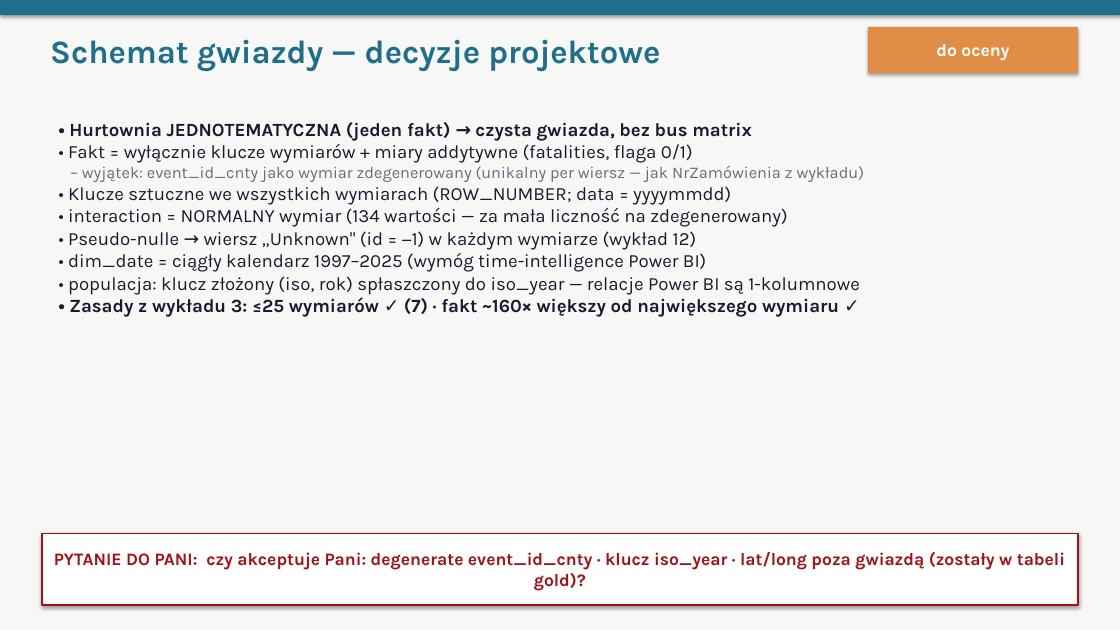
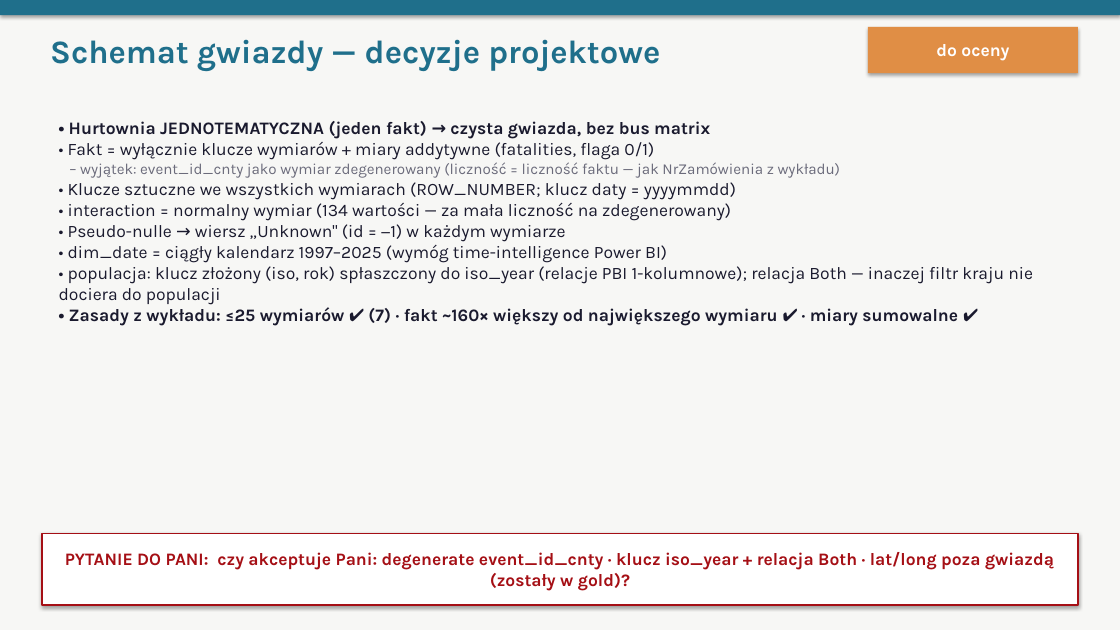
Before and after one commit to oskarfightingthekube/acled-etl-dashboard, a slide deck: slide 5 of docs/prezentacja_obrona.pptx. Drawn at 1120x630 pixels with LibreOffice and Linux fonts; fonts in the diff are those of the drawing. Boxes give left, top, right and bottom in pixels: in the first picture for what was removed or moved away, otherwise in the second. Text is boxed around its words. In the diff, an @@ line names an element or a change of style, - is before the commit and + after.

```diff
--- a/docs/prezentacja_obrona.pptx
+++ b/docs/prezentacja_obrona.pptx
@@ text at (68, 121, 710, 263): size 16 to 15 pt in "• Hurtownia JEDNOTEMATYCZNA (jeden fakt) → czysta ...", "• Fakt = wyłącznie klucze wymiarów + ...", "• dim_date = ciągły kalendarz 1997–2025 (wymóg ..." @@
@@ text at (68, 162, 841, 242): text changed; size 16 to 15 pt @@
-– wyjątek: event_id_cnty jako wymiar zdegenerowany (unikalny per wiersz — jak NrZamówienia z wykładu)
-• Klucze sztuczne we wszystkich wymiarach (ROW_NUMBER; data = yyyymmdd)
-• interaction = NORMALNY wymiar (134 wartości — za mała liczność na zdegenerowany)
-• Pseudo-nulle → wiersz „Unknown" (id = −1) w każdym wymiarze (wykład 12)
+– wyjątek: event_id_cnty jako wymiar zdegenerowany (liczność = liczność faktu — jak NrZamówienia z wykładu)
+• Klucze sztuczne we wszystkich wymiarach (ROW_NUMBER; klucz daty = yyyymmdd)
+• interaction = normalny wymiar (134 wartości — za mała liczność na zdegenerowany)
+• Pseudo-nulle → wiersz „Unknown" (id = −1) w każdym wymiarze
@@ text at (59, 266, 1033, 326): text changed; size 16 to 15 pt @@
-• populacja: klucz złożony (iso, rok) spłaszczony do iso_year — relacje Power BI są 1-kolumnowe
-• Zasady z wykładu 3: ≤25 wymiarów ✓ (7) · fakt ~160× większy od największego wymiaru ✓
+• populacja: klucz złożony (iso, rok) spłaszczony do iso_year (relacje PBI 1-kolumnowe); relacja Both — inaczej filtr kraju nie dociera do populacji
+• Zasady z wykładu: ≤25 wymiarów ✔ (7) · fakt ~160× większy od największego wymiaru ✔ · miary sumowalne ✔
@@ text in rectangle at (65, 552, 1054, 591): text changed @@
-PYTANIE DO PANI: czy akceptuje Pani: degenerate event_id_cnty · klucz iso_year · lat/long poza gwiazdą (zostały w tabeli gold)?
+PYTANIE DO PANI: czy akceptuje Pani: degenerate event_id_cnty · klucz iso_year + relacja Both · lat/long poza gwiazdą (zostały w gold)?
```
Also in this commit, not shown: 10 other slides changed, 5 slides added, 3 slides removed.
